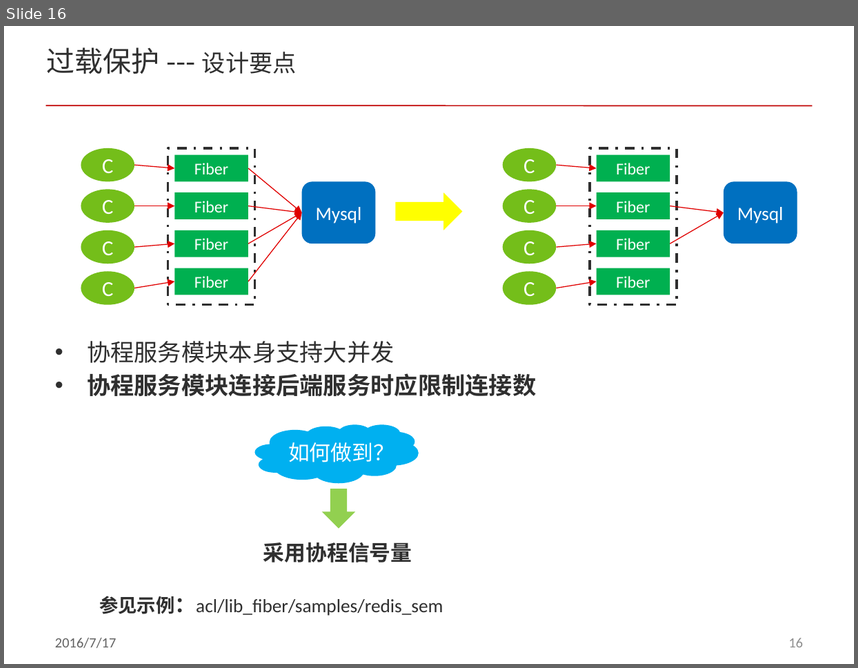
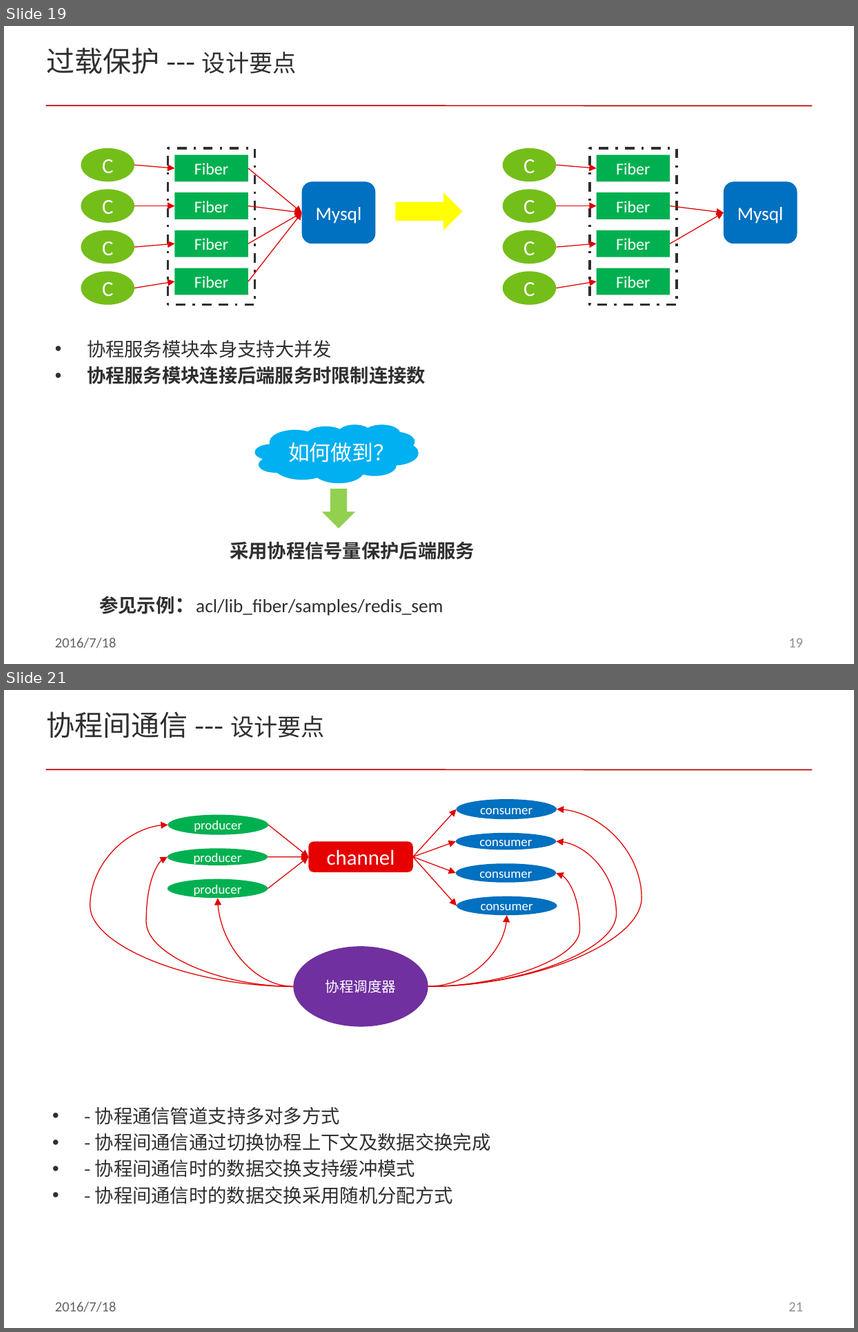
Before and after one commit to ddxflqm/acl, a slide deck: doc/acl_fiber.pptx. Shown one above the other, each under a label of ours: slide 16 before the commit, slides 19 and 21 after it; the slides between them are not shown. The pictures are 858x668 and 858x1332 pixels, drawn with LibreOffice and Linux fonts; fonts in the diff are those of the drawing; background and template pictures are left out. Boxes give left, top, right and bottom in pixels: in the first picture for what was removed or moved away, otherwise in the second. Text is boxed around its words. In the diff, an @@ line names an element or a change of style, - is before the commit and + after.

```diff
--- a/doc/acl_fiber.pptx
+++ b/doc/acl_fiber.pptx
@@ slide 21 added at bbox=[4, 690, 854, 1328], background #FFFFFF; not listed: 3 template elements that a slide beside it also shows @@
@@ title added at bbox=[47, 711, 325, 738], 24 pt, text #303030 @@
+协程间通信 --- 设计要点
@@ arrow added from (413, 856) to (456, 809), #E10000 0.75 pt @@
@@ curved arrow added from (428, 987) to (557, 809), #E10000 0.75 pt @@
@@ ellipse added at bbox=[456, 799, 557, 819], fill #0070C0, 11 pt, text #FFFFFF @@
+consumer
@@ curved arrow added from (293, 987) to (168, 825), #E10000 0.75 pt @@
@@ ellipse added at bbox=[168, 815, 268, 836], fill #00B050, 11 pt, text #FFFFFF @@
+producer
@@ arrow added from (268, 825) to (308, 856), #E10000 0.75 pt @@
@@ ellipse added at bbox=[455, 833, 556, 850], fill #0070C0, 11 pt, text #FFFFFF @@
+consumer
@@ ellipse added at bbox=[168, 848, 268, 865], fill #00B050, 11 pt, text #FFFFFF @@
+producer
@@ rounded rectangle added at bbox=[308, 841, 413, 872], fill #E60000, 18 pt, text #FFFFFF @@
+channel
@@ arrow added from (413, 856) to (455, 841), #E10000 0.75 pt @@
@@ curved arrow added from (428, 987) to (557, 841), #E10000 0.75 pt @@
@@ curved arrow added from (293, 987) to (168, 856), #E10000 0.75 pt @@
@@ arrow added from (268, 856) to (308, 856), #E10000 0.75 pt @@
@@ arrow added from (268, 888) to (308, 856), #E10000 0.75 pt @@
@@ arrow added from (413, 856) to (455, 873), #E10000 0.75 pt @@
@@ arrow added from (413, 856) to (457, 906), #E10000 0.75 pt @@
@@ curved arrow added from (428, 987) to (557, 873), #E10000 0.75 pt @@
@@ ellipse added at bbox=[455, 863, 556, 882], fill #0070C0, 11 pt, text #FFFFFF @@
+consumer
@@ ellipse added at bbox=[168, 879, 268, 898], fill #00B050, 11 pt, text #FFFFFF @@
+producer
@@ ellipse added at bbox=[457, 896, 557, 914], fill #0070C0, 11 pt, text #FFFFFF @@
+consumer
@@ curved arrow added from (293, 987) to (217, 898), #E10000 0.75 pt @@
@@ curved arrow added from (428, 987) to (507, 915), #E10000 0.75 pt @@
@@ ellipse added at bbox=[293, 946, 428, 1026], fill #7030A0, 12 pt, text #FFFFFF @@
+协程调度器
@@ text added at bbox=[95, 1107, 491, 1204], 16 pt, text #303030 @@
+• - 协程通信管道支持多对多方式
+• - 协程间通信通过切换协程上下文及数据交换完成
+• - 协程间通信时的数据交换支持缓冲模式
+• - 协程间通信时的数据交换采用随机分配方式
@@ what was slide 16 is now slide 19 @@
@@ slide 19 changed as well @@
@@ text at bbox=[87, 340, 332, 358]: size 20 to 16 pt in "协程服务模块本身支持大并发" @@
@@ text at bbox=[87, 365, 426, 384]: text changed; size 20 to 16 pt @@
-• 协程服务模块连接后端服务时应限制连接数
+• 协程服务模块连接后端服务时限制连接数
@@ text at bbox=[230, 541, 475, 559]: text changed; size 18 to 16 pt @@
-采用协程信号量
+采用协程信号量保护后端服务
@@ text at bbox=[55, 637, 116, 648]: text changed @@
-2016/7/17
+2016/7/18
@@ page number at bbox=[789, 638, 803, 647]: text changed @@
-16
+19
```
Also in this commit, not shown: 20 other slides changed, 3 other slides added, 1 slide removed.
